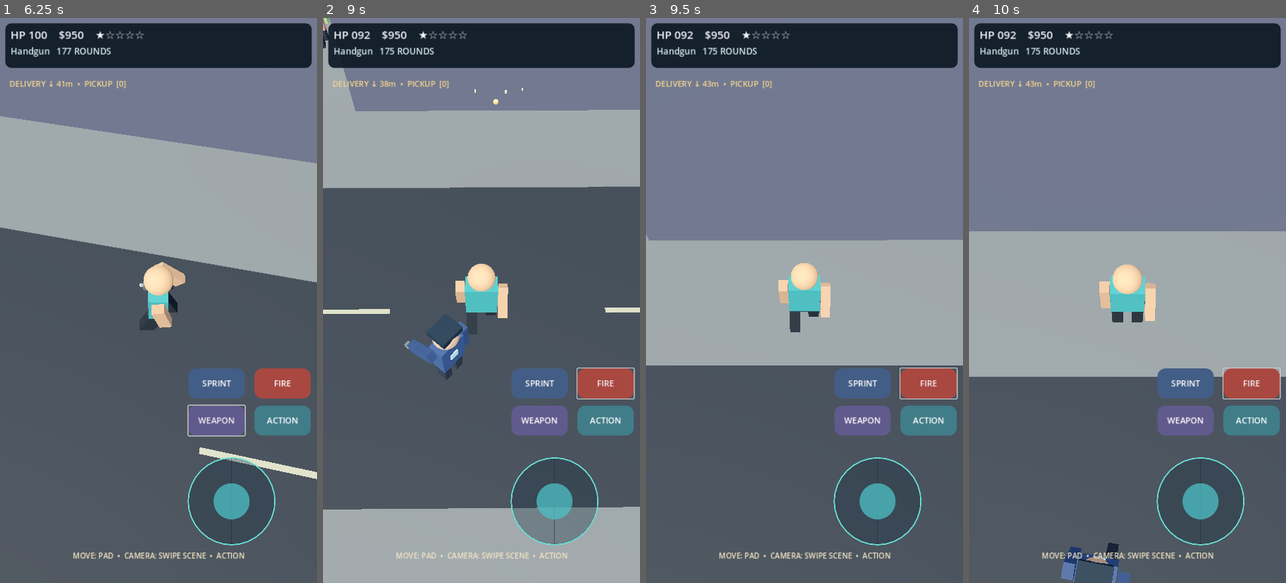
Above: before the commit, frames 1-4 (left to right).
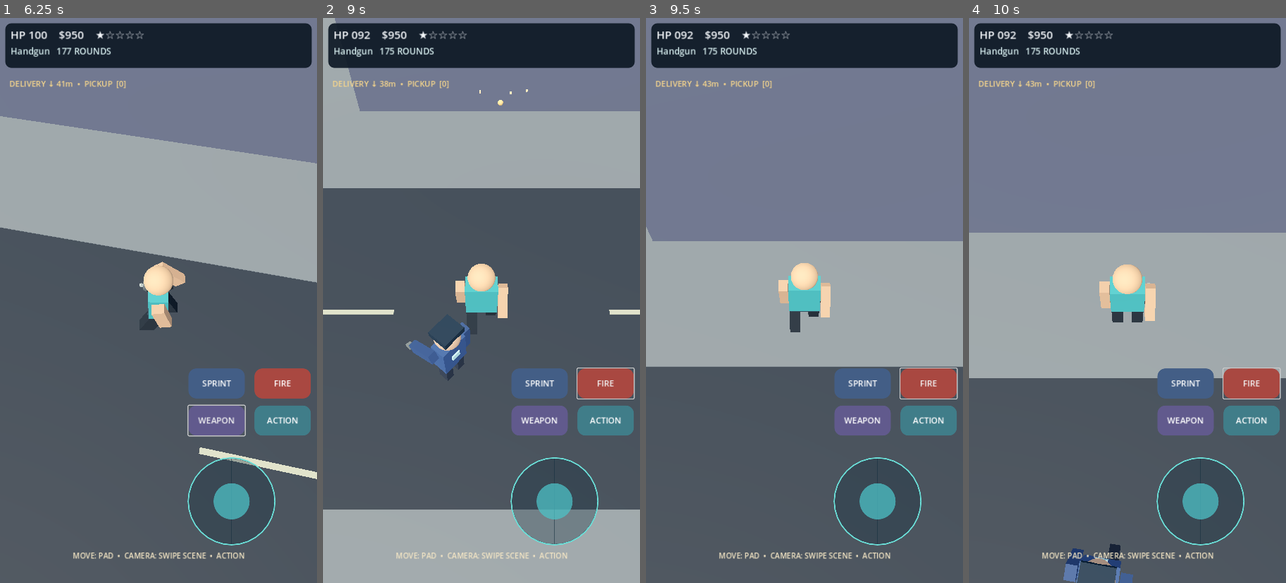
Above: after the commit, the same moments.

Repository: shejklgaia-png/Gt_a_like_game
Game: Godot game, scene res://scenes/main.tscn
The game is run twice, just before and just after one commit, with the same random seed, the same clock (stepped at 60 frames per second) and the same inputs.
Inputs (mouse positions are in pixels of both pictures, inside the frame that each line leads up to):
- Up to frame 1 (6.25 s): click "FIRE" at 0.5 s; click "ACTION" at 1.25 s; click "SPRINT" at 2 s; tap Enter at 2.75 s; move the mouse to (142, 413) at 2.77 s; hold W 2.78-3.5 s; hold Shift 2.78-3.5 s; click (142, 413) at 2.92 s; tap Space at 3.02, 5.75 s; drag from (253, 385) to (142, 413) at 3.52 s; click "SPRINT ON" at 4.25 s; click "WEAPON" at 5 s; move the mouse to (63, 215) at 5.77 s; hold A from 5.78 s (still down); tap F at 5.85 s
- Up to frame 2 (9 s): release A at 6.5 s; drag from (497, 300) to (386, 215) at 6.52 s; move the mouse to (433, 159) at 7.27 s; hold S 7.28-8 s; tap Tab at 7.35 s; tap Space at 7.52 s; drag from (551, 272) to (433, 159) at 8.02 s; tap Enter at 8.75 s; move the mouse to (418, 328) at 8.77 s; hold W from 8.78 s (still down); hold Shift from 8.78 s (still down); click (418, 328) at 8.92 s
- Up to frame 3 (9.5 s): keep holding W; keep holding Shift
- Up to frame 4 (10 s): release W at 9.5 s; release Shift at 9.5 s; drag from (1159, 176) to (1064, 328) at 9.52 s

Frame 1 is identical in both runs. In frame 2, 1.0% of the frame differs, in the area x 0-100%, y 0-87%; in frame 3, 0.4%; in frame 4, 0.7%.

Commit message:
Fix pedestrian route gridlocks and flush sidewalk collision for seamless entry

Diff:
--- a/scripts/actor.gd
+++ b/scripts/actor.gd
@@ -31,6 +31,8 @@
 var attack_contact: bool = false
 var attack_damage: float = 0.0
 var attack_target: Node3D
+var stalled_time: float = 0.0
+var previous_distance: float = INF
 
 
 func setup(is_officer: bool, initial_anchor: Vector3, seed_value: int, p_axis: int = 0) -> void:
@@ -48,6 +50,10 @@
 
 
 func _ready() -> void:
+	# Nonblocking crowds: pedestrians still collide with buildings/ground and remain raycast targets.
+	# Cars can see and brake for actors, but actors cannot deadlock each other in the same lane.
+	collision_layer = 2
+	collision_mask = 1
 	var collider := CollisionShape3D.new()
 	collider.name = "CollisionShape3D"
 	var shape := CapsuleShape3D.new()
@@ -90,6 +96,8 @@
 	segment_min = float(block_index) * 36.0 + 8.0
 	segment_max = float(block_index + 1) * 36.0 - 8.0
 	var along := rng.randf_range(segment_min, segment_max)
+	previous_distance = INF
+	stalled_time = 0.0
 	if sidewalk_axis == 0:
 		target = Vector3(anchor.x, anchor.y, along)
 	else:
@@ -129,6 +137,20 @@
 			position.x = clampf(position.x, anchor.x - 0.38, anchor.x + 0.38)
 		else:
 			position.z = clampf(position.z, anchor.z - 0.38, anchor.z + 0.38)
+	# Collisions with geometry no longer leave a civilian frozen forever at its target.
+	# Reselect a safe lane waypoint when horizontal movement makes no progress.
+	if not officer and is_walking:
+		var remaining := Vector2(target.x - global_position.x, target.z - global_position.z).length()
+		if remaining > previous_distance - 0.025:
+			stalled_time += delta
+		else:
+			stalled_time = maxf(0.0, stalled_time - delta * 2.0)
+		previous_distance = remaining
+		if stalled_time > 1.8:
+			select_sidewalk_goal()
+	else:
+		stalled_time = 0.0
+		previous_distance = INF
 	moving = move_toward(moving, 1.0 if is_walking else 0.0, delta * 7.0)
 
 
